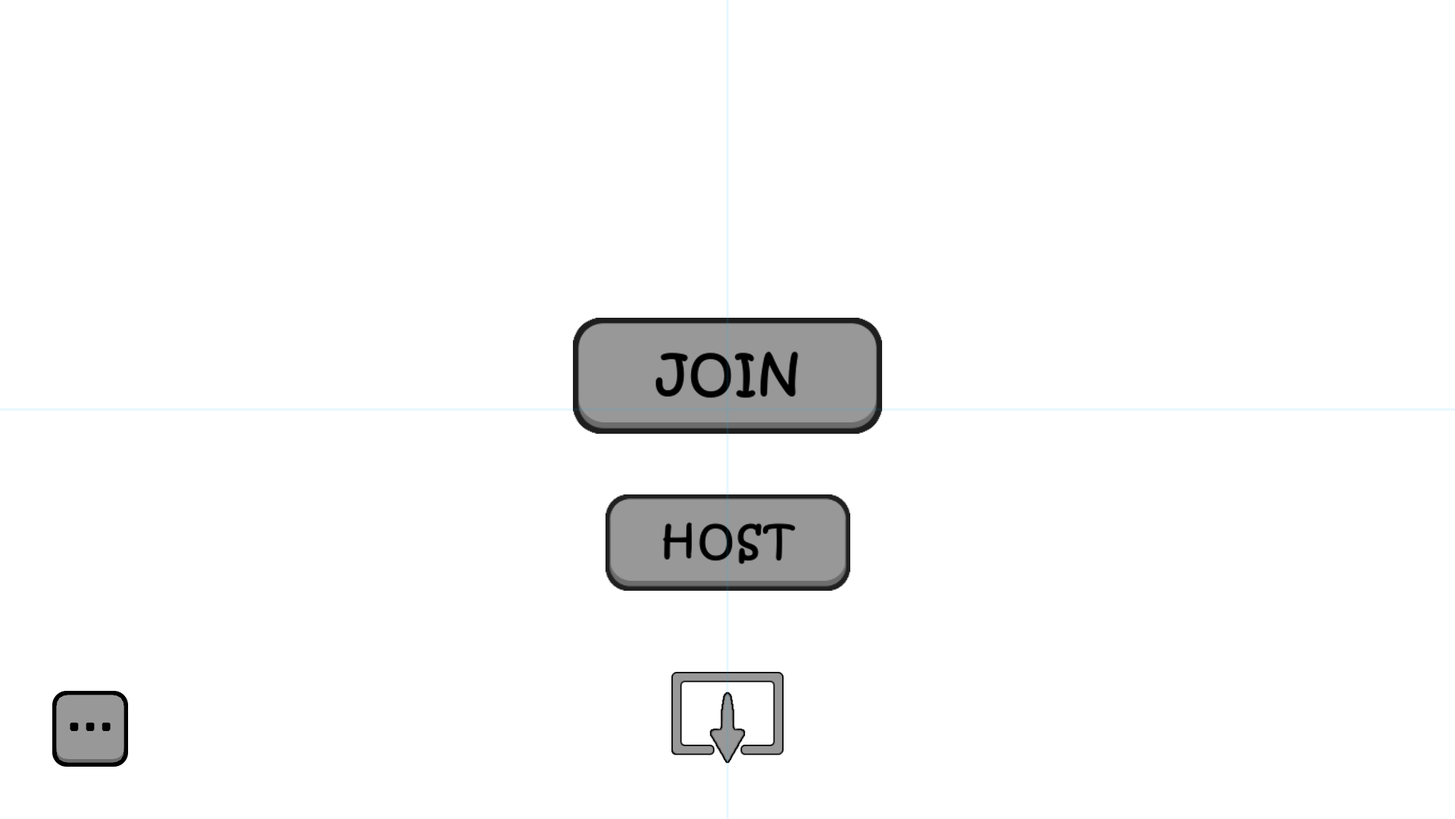
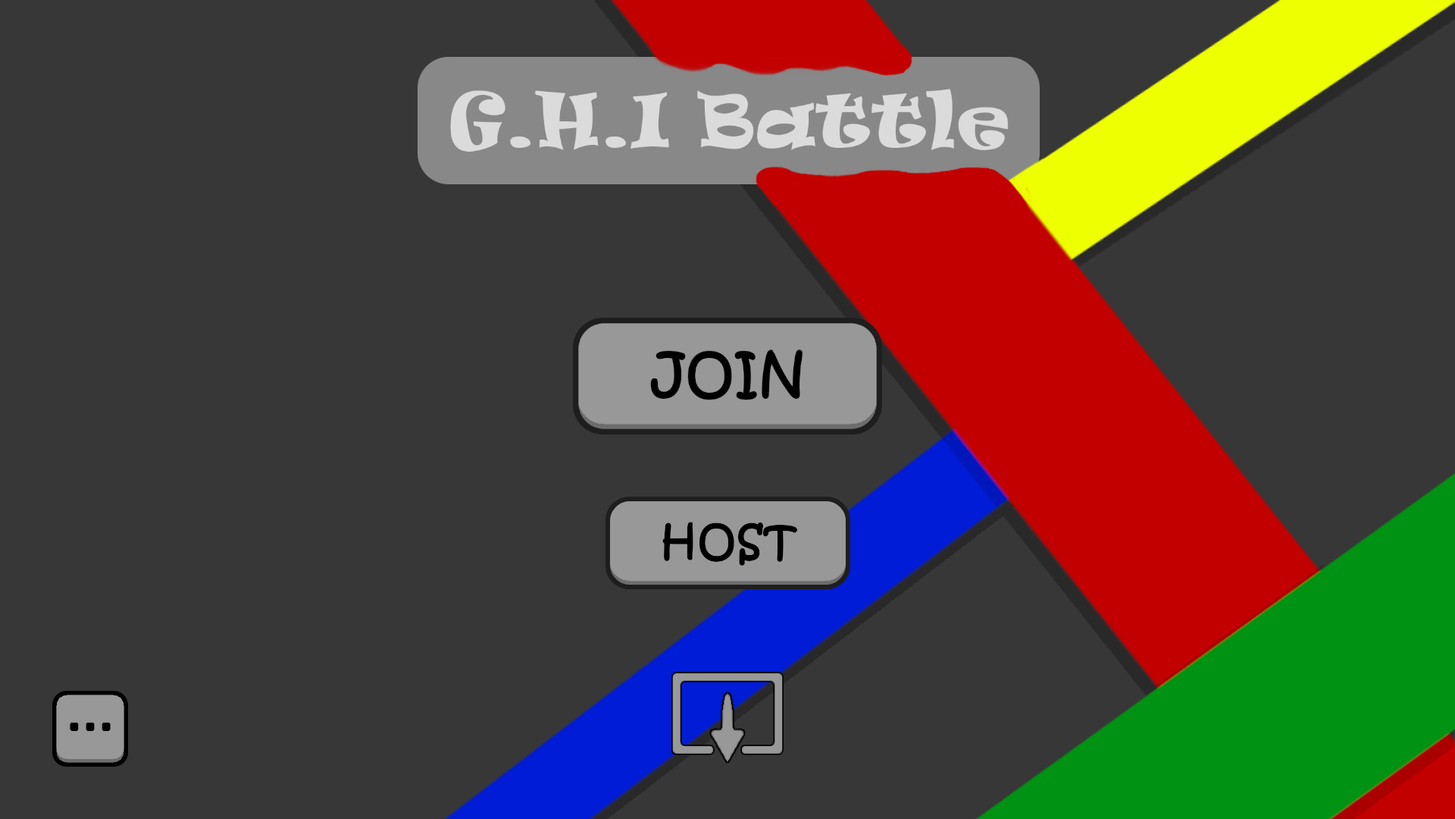
The second (1455, 819) image is a revision of the first. Changes to its layers:
hid "barres" over (x1=0, y1=0, x2=1455, y2=819)
added layer "std #4" in group "JOIN GR" over (x1=573, y1=317, x2=883, y2=435)
added group "Copie de host" with 2 layers in group "mainbutton" over (x1=605, y1=496, x2=851, y2=589)
added layer "std #5" in group "Copie de host" over (x1=605, y1=496, x2=851, y2=589)
showed group "BackGr" (8 layers) over (x1=0, y1=0, x2=1455, y2=819)
added group "Groupe de calques" with 3 layers in group "BackGr" over (x1=647, y1=30, x2=1054, y2=224)
added layer "Calque #2" in group "Groupe de calques" over (x1=745, y1=147, x2=1033, y2=224)
added layer "Calque #1" in group "Groupe de calques" over (x1=986, y1=156, x2=1054, y2=207)
moved "Calque" into group "Groupe de calques", painted on it over (x1=647, y1=30, x2=913, y2=77)
removed group "JOIN Gr" (10 layers) from group "mainbutton" over (x1=573, y1=317, x2=883, y2=434)
removed group "std" (4 layers) from group "JOIN Gr" over (x1=573, y1=317, x2=883, y2=434)
removed layer "JOIN" from group "std" over (x1=655, y1=350, x2=799, y2=398)
removed layer "Bord" from group "std" over (x1=573, y1=317, x2=883, y2=434)
removed layer "Clair #1" from group "std" over (x1=578, y1=322, x2=877, y2=423)
removed layer "Foncé #1" from group "std" over (x1=576, y1=321, x2=879, y2=430)
removed group "HOST Gr" (10 layers) from group "mainbutton" over (x1=605, y1=494, x2=851, y2=591)
removed group "std #2" (4 layers) from group "HOST Gr" over (x1=605, y1=494, x2=851, y2=591)
removed layer "HOST #1" from group "std #2" over (x1=662, y1=521, x2=797, y2=565)
removed layer "Bord #4" from group "std #2" over (x1=605, y1=494, x2=851, y2=591)
removed layer "Clair #4" from group "std #2" over (x1=608, y1=498, x2=848, y2=581)
removed layer "Foncé #6" from group "std #2" over (x1=609, y1=501, x2=847, y2=588)
added layer "Copie de Visible" in group "BackGr" over (x1=417, y1=56, x2=1040, y2=185)
